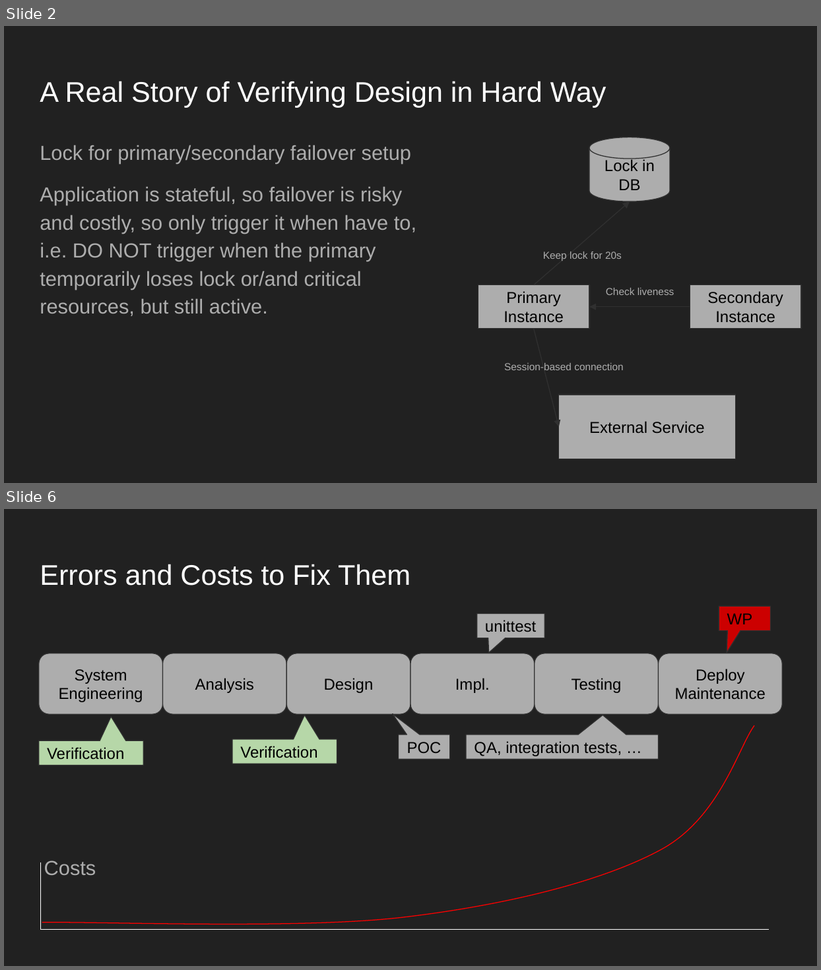
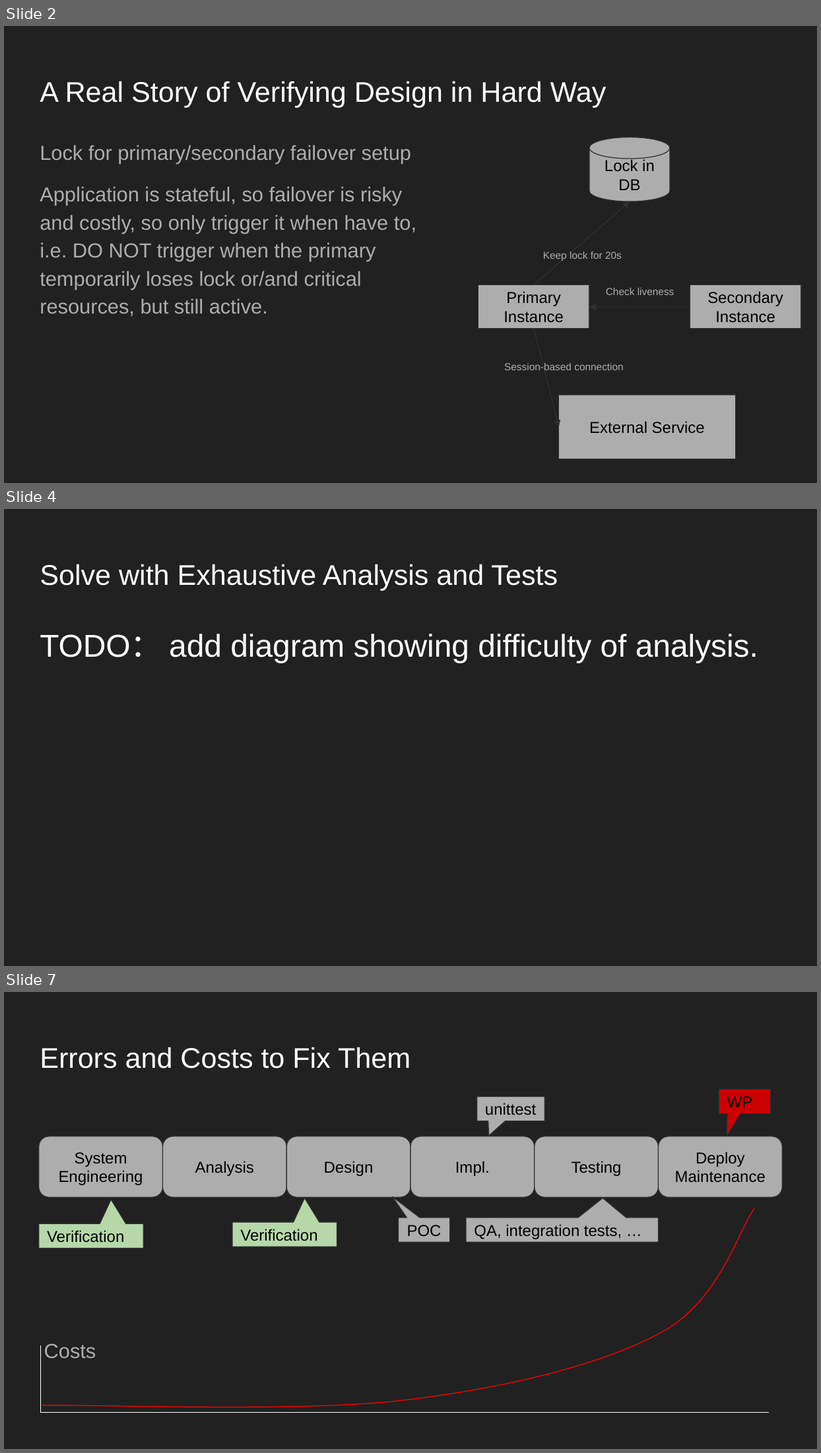
Before and after one commit to LeoXS/model_checking_ppt, a slide deck: Model Checking with Spin Model Checker.pptx. Shown one above the other, each under a label of ours: slides 2 and 6 before the commit, slides 2, 4 and 7 after it; the slides between them are not shown. The pictures are 821x970 and 821x1453 pixels, drawn with LibreOffice and Linux fonts; fonts in the diff are those of the drawing. Boxes give left, top, right and bottom in pixels: in the first picture for what was removed or moved away, otherwise in the second. Text is boxed around its words. In the diff, an @@ line names an element or a change of style, - is before the commit and + after.

```diff
--- a/Model Checking with Spin Model Checker.pptx
+++ b/Model Checking with Spin Model Checker.pptx
@@ slide 4 added at <box>4,509,817,966</box>, background #212121 @@
@@ title added at <box>40,564,558,590</box>, 25.2 pt, text #FFFFFF @@
+Solve with Exhaustive Analysis and Tests
@@ text added at <box>40,634,758,663</box>, 28 pt, text #FFFFFF @@
+TODO： add diagram showing difficulty of analysis.
@@ what was slide 6 is now slide 7 @@
```
Also in this commit, not shown: 11 slides changed, 9 other slides added, 1 slide removed, 7 other files.
